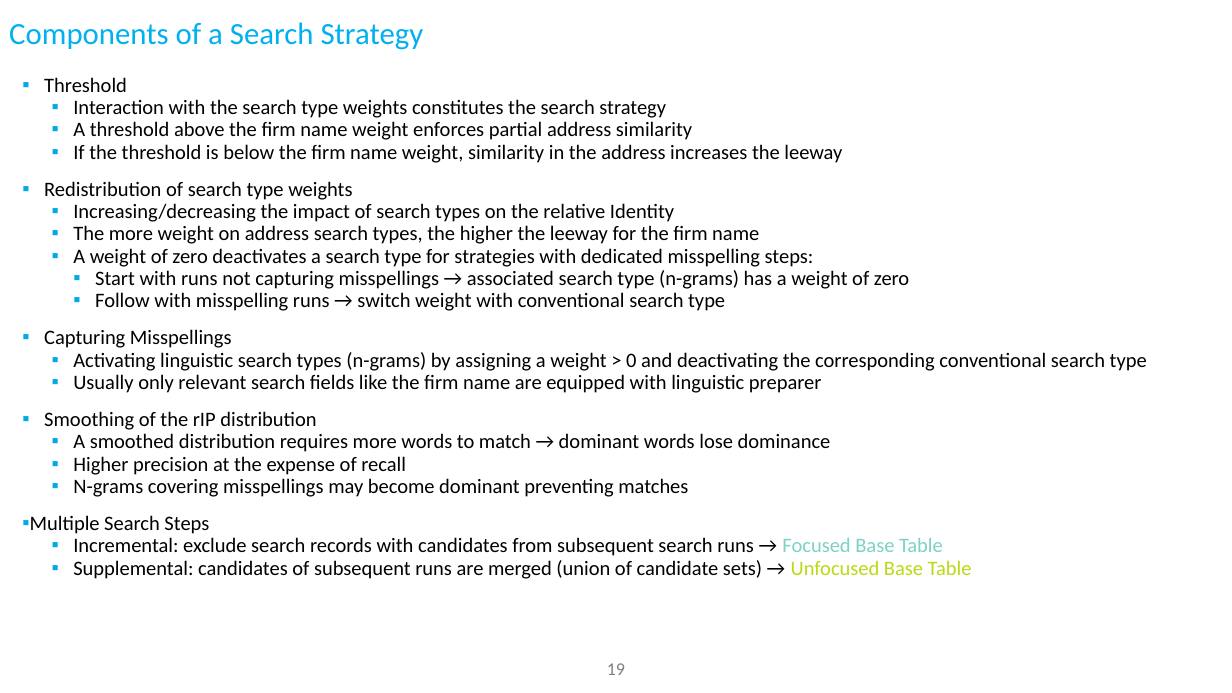
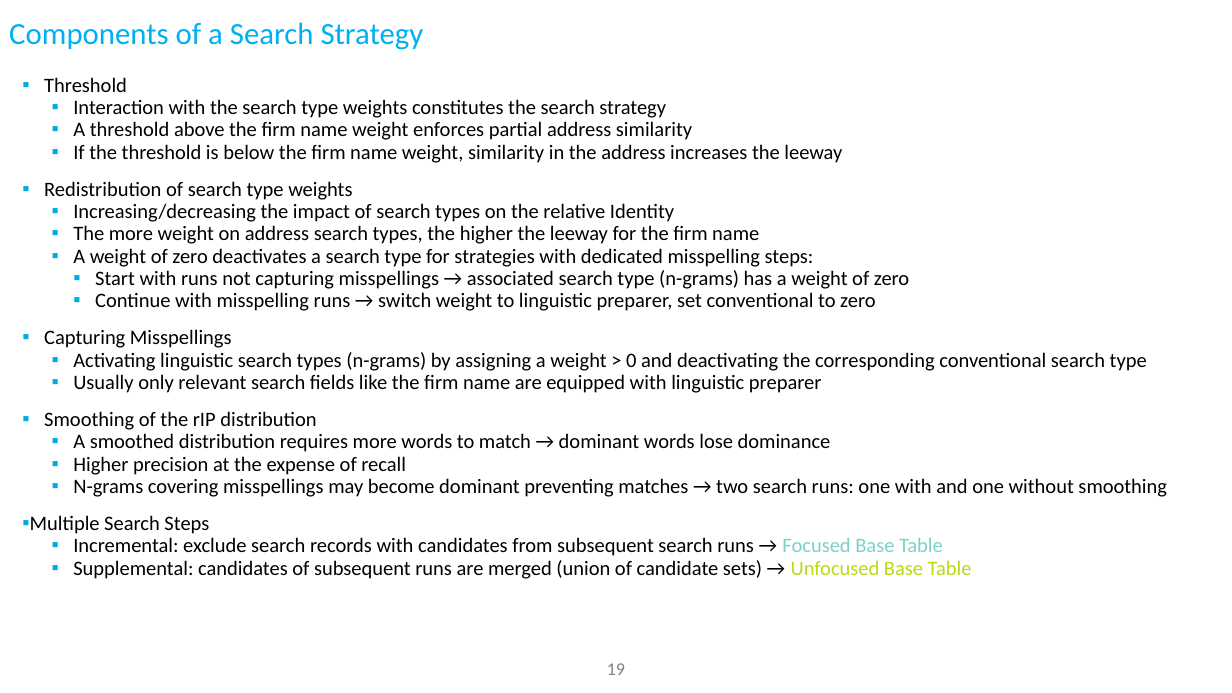
Before and after one commit to ThorstenDoherr/searchengine, a slide deck: slide 19 of doc/SearchEngine.pptx. Drawn at 1232x693 pixels with LibreOffice and Linux fonts; fonts in the diff are those of the drawing; background and template pictures are left out. Boxes give left, top, right and bottom in pixels: in the first picture for what was removed or moved away, otherwise in the second. Text is boxed around its words. In the diff, an @@ line names an element or a change of style, - is before the commit and + after.

```diff
--- a/doc/SearchEngine.pptx
+++ b/doc/SearchEngine.pptx
@@ text at (95, 292, 875, 311): text changed @@
-    ▪ Follow with misspelling runs → switch weight with conventional search type
+    ▪ Continue with misspelling runs → switch weight to linguistic preparer, set conventional to zero
@@ text at (73, 478, 1167, 497): text changed @@
-  ▪ N-grams covering misspellings may become dominant preventing matches
+  ▪ N-grams covering misspellings may become dominant preventing matches → two search runs: one with and one without smoothing
```
Also in this commit, not shown: 1 other slide changed, 1 other file.
